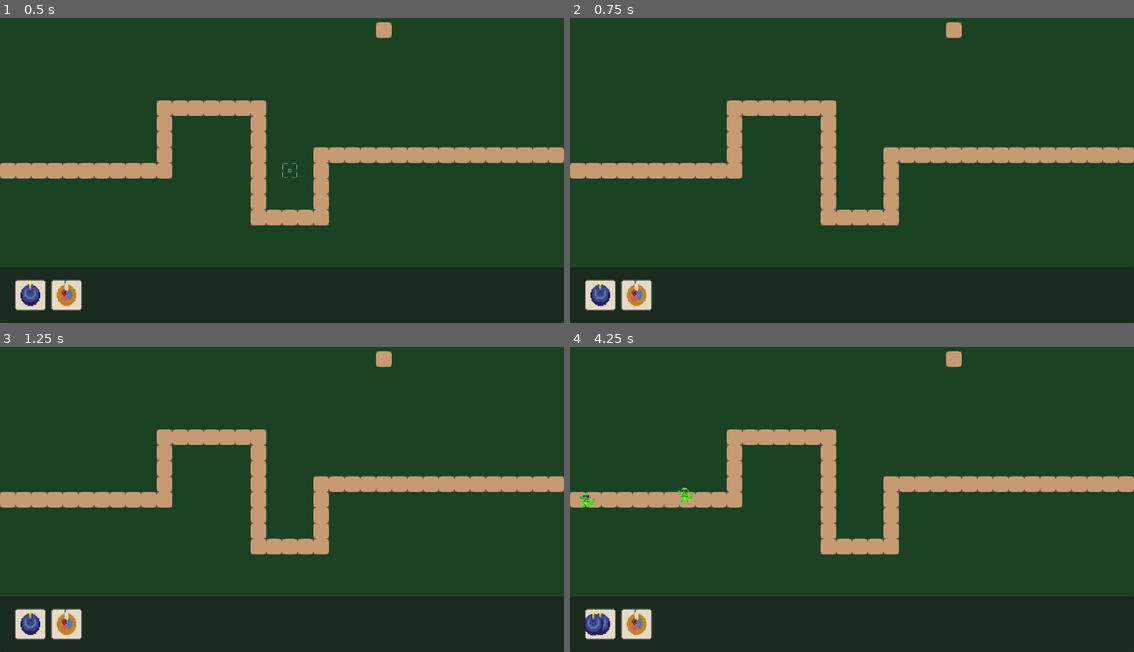
Above: before the commit, frames 1-4 (two rows, left to right).
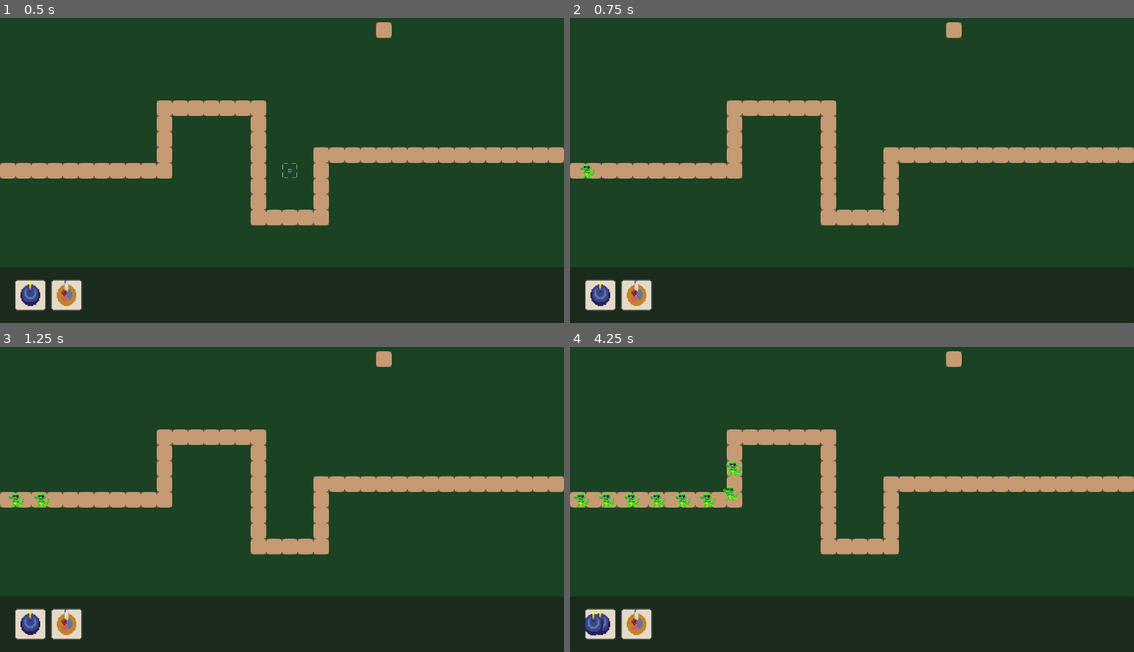
Above: after the commit, the same moments.

Repository: NHemmerly/tower_defense_uwu
Game: Godot game, scene res://levels/level_1/level_1.tscn
Same seed, same stepped clock (60 frames per second), same inputs: the game is played once before the commit and once after it. The project has no main scene, so this scene is started directly.
Inputs (mouse positions are in pixels of both pictures, inside the frame that each line leads up to):
- Up to frame 1 (0.5 s): no input
- Up to frame 2 (0.75 s): tap Enter at 0.5 s; move the mouse to (598, 295) at 0.52 s; click (598, 295) at 0.6 s
- Up to frame 3 (1.25 s): no input
- Up to frame 4 (4.25 s): move the mouse to (637, 624) at 1.27 s; click (637, 624) at 1.35 s; move the mouse to (592, 624) at 2.02 s; click (592, 624) at 2.1 s; click (592, 624) at 2.85 s; click (592, 624) at 3.6 s

Frame 1 is identical in both runs. In frame 2, less than 0.1% of the frame differs, in the area x 1-5%, y 48-53%; in frame 3, 0.1%; in frame 4, 0.7%, in the area x 0-31%, y 37-53%.

Commit message:
better pathing to end. better turret shots

Diff:
--- a/entities/base_entity/entity.tscn
+++ b/entities/base_entity/entity.tscn
@@ -3,7 +3,7 @@
 [ext_resource type="Script" uid="uid://whor4jgqnmt5" path="res://entities/base_entity/entity.gd" id="1_r7q2i"]
 [ext_resource type="Script" uid="uid://dkih7ce357qyy" path="res://entities/components/health.gd" id="2_rxvq1"]
 
-[node name="Entity" type="CharacterBody2D"]
+[node name="Entity" type="CharacterBody2D" groups=["enemies"]]
 motion_mode = 1
 script = ExtResource("1_r7q2i")
 
--- a/entities/enemies/croc/Croc.tscn
+++ b/entities/enemies/croc/Croc.tscn
@@ -5,8 +5,8 @@
 [ext_resource type="Texture2D" uid="uid://dpm58k5pxx4gk" path="res://assets/ase/cool-critter.png" id="3_vpfcn"]
 
 [sub_resource type="CapsuleShape2D" id="CapsuleShape2D_7fd03"]
-radius = 7.0
-height = 14.0
+radius = 2.0
+height = 4.0
 
 [node name="Croc" type="CharacterBody2D" node_paths=PackedStringArray("health", "nav_agent")]
 motion_mode = 1
@@ -30,5 +30,9 @@
 texture = ExtResource("3_vpfcn")
 
 [node name="NavigationAgent2D" type="NavigationAgent2D" parent="."]
+path_desired_distance = 10.0
+path_max_distance = 50.0
+path_postprocessing = 1
+avoidance_enabled = true
 
 [connection signal="died" from="Health" to="." method="_on_health_died"]
--- a/entities/towers/base_tower/turret.gd
+++ b/entities/towers/base_tower/turret.gd
@@ -21,8 +21,9 @@
 	var new_bullet = bullet.bullet.instantiate()
 	new_bullet.data = bullet
 	current_scene.add_child(new_bullet)
-	new_bullet.target = target
+	new_bullet.set_target(target)
 	new_bullet.damage = damage
+	new_bullet.direction = muzzle.global_position - global_position
 	new_bullet.global_position = muzzle.global_position
 
 func set_target(entity: Entity) -> void:
--- a/entities/towers/pp_shooter/pp_shooter.tscn
+++ b/entities/towers/pp_shooter/pp_shooter.tscn
@@ -15,10 +15,10 @@
 resource_local_to_scene = true
 radius = 0.01
 
-[node name="PpShooter" type="StaticBody2D" node_paths=PackedStringArray("timer", "turret")]
+[node name="PpShooter" type="StaticBody2D" node_paths=PackedStringArray("timer", "turret") groups=["towers"]]
 texture_filter = 1
 script = ExtResource("1_c5lgp")
-cooldown = 1.0
+cooldown = 0.5
 timer = NodePath("shoot_cooldown")
 turret = NodePath("Turret")
 metadata/_custom_type_script = "uid://dlrbs13pa8miw"
--- a/levels/level_1/level_1.tscn
+++ b/levels/level_1/level_1.tscn
@@ -10,7 +10,7 @@
 spawn = NodePath("spawn")
 end = NodePath("end")
 mob = ExtResource("2_iey7c")
-spawn_timer = 2.0
+spawn_timer = 0.5
 timer = NodePath("Timer")
 metadata/_custom_type_script = "uid://brb355s5qsvyo"
 
@@ -23,7 +23,7 @@
 position = Vector2(12.9092, 337)
 
 [node name="end" type="Marker2D" parent="."]
-position = Vector2(1167.36, 302.313)
+position = Vector2(1232.41, 304.146)
 
 [node name="Timer" type="Timer" parent="."]
 
--- a/weapons/projectiles/bullet.gd
+++ b/weapons/projectiles/bullet.gd
@@ -23,6 +23,11 @@
 		direction = target.global_position - global_position
 	position += data.speed * direction * delta
 
+func set_target(ent) -> void:
+	if ent:
+		target = ent
+
+
 func _on_hit_enemy(entity: Entity) -> void:
 	print("nicew")
 	if entity == target:
@@ -41,8 +46,7 @@
 	print("nicew")
 	if body is Entity && body == target:
 		body.health.damage(damage)
-		print(body.health.current_health)
 		queue_free()
-	elif target_died:
+	elif target_died and body.is_in_group("enemies"):
 		body.health.damage(damage)
 		queue_free()
